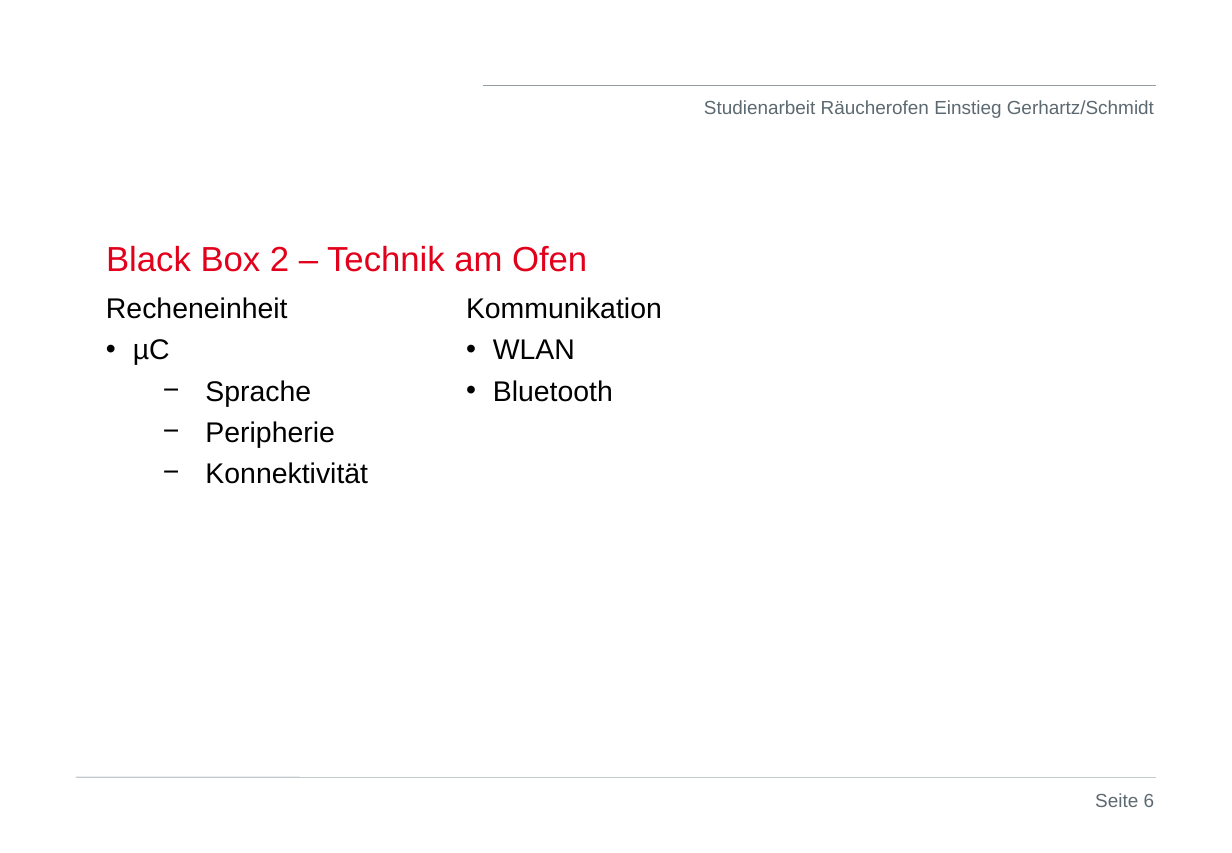
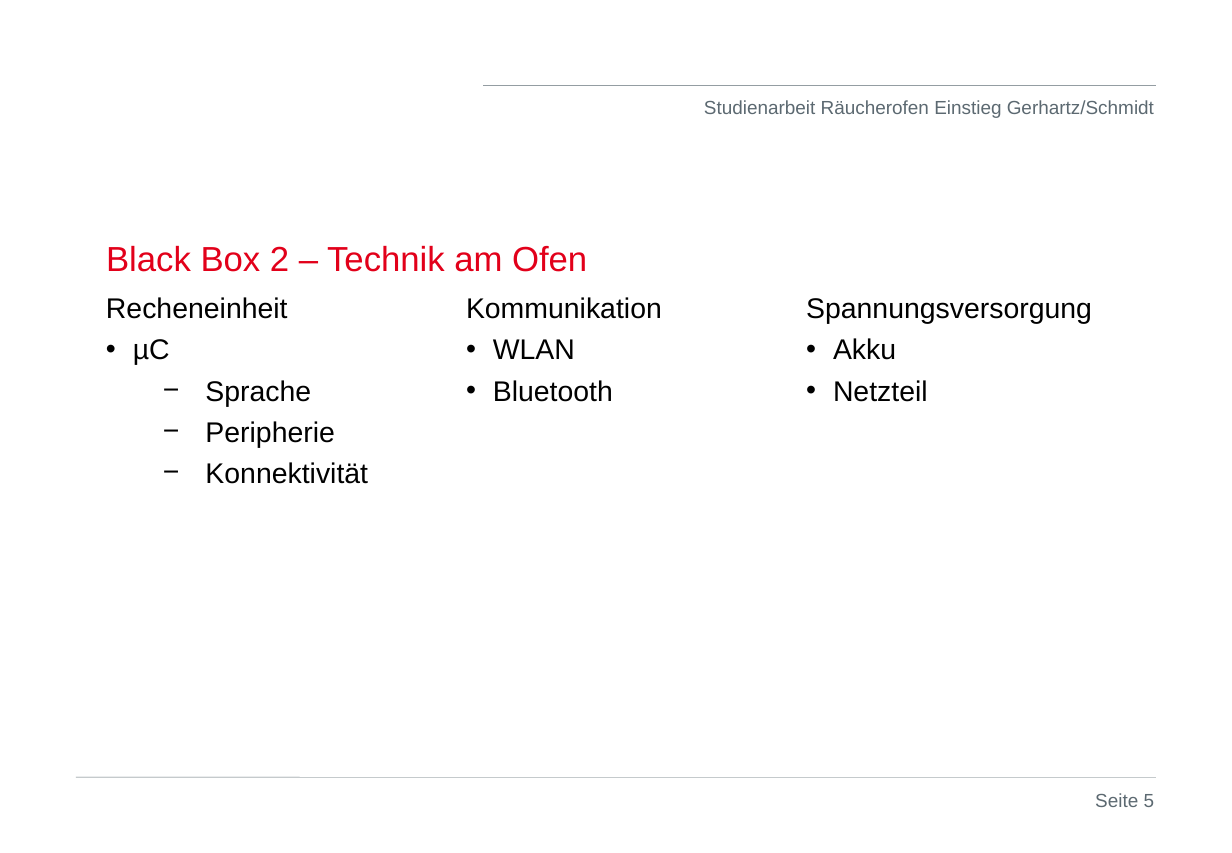
Before and after one commit to stege00/Raeucherofen, a slide deck: slide 5 of 05_Dokumente_DHBW/Präsentationen/KW40_2021_Studienarbeit_Gerhartz_Schmidt_Einstieg.ppt (slide 6 before the commit). Drawn at 1232x853 pixels with LibreOffice and Linux fonts; fonts in the diff are those of the drawing; background and template pictures are left out. Boxes give left, top, right and bottom in pixels: in the first picture for what was removed or moved away, otherwise in the second. Text is boxed around its words. In the diff, an @@ line names an element or a change of style, - is before the commit and + after.

```diff
--- a/05_Dokumente_DHBW/Präsentationen/KW40_2021_Studienarbeit_Gerhartz_Schmidt_Einstieg.ppt
+++ b/05_Dokumente_DHBW/Präsentationen/KW40_2021_Studienarbeit_Gerhartz_Schmidt_Einstieg.ppt
@@ text added at (x1=806, y1=298, x2=1092, y2=402), 18 pt, text #000000 @@
+Spannungsversorgung
+• Akku
+• Netzteil
@@ page number at (x1=1095, y1=793, x2=1155, y2=807): text changed @@
-Seite 6
+Seite 5
```
Also in this commit, not shown: 1 other slide changed, 2 slides added, 2 slides removed, 1 other file.
